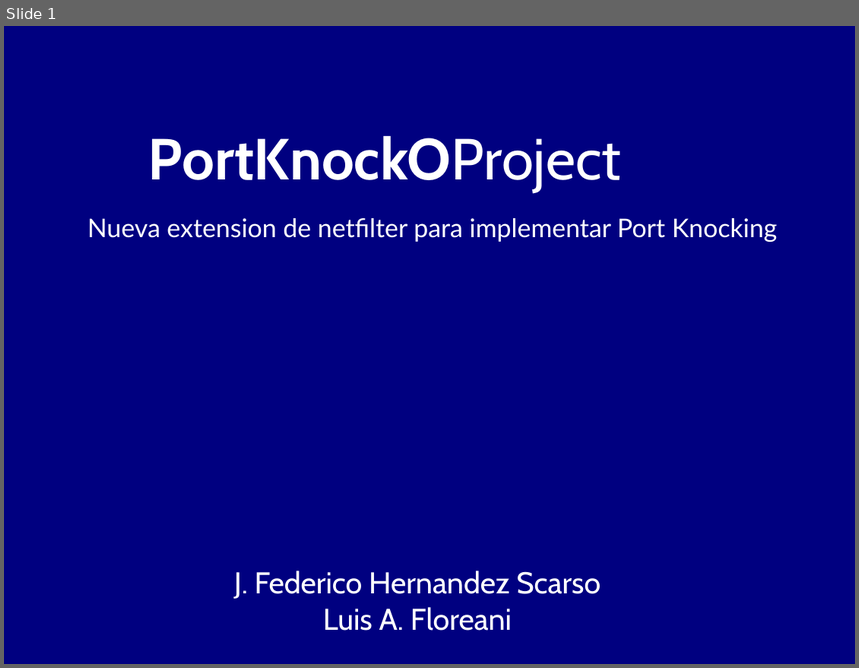
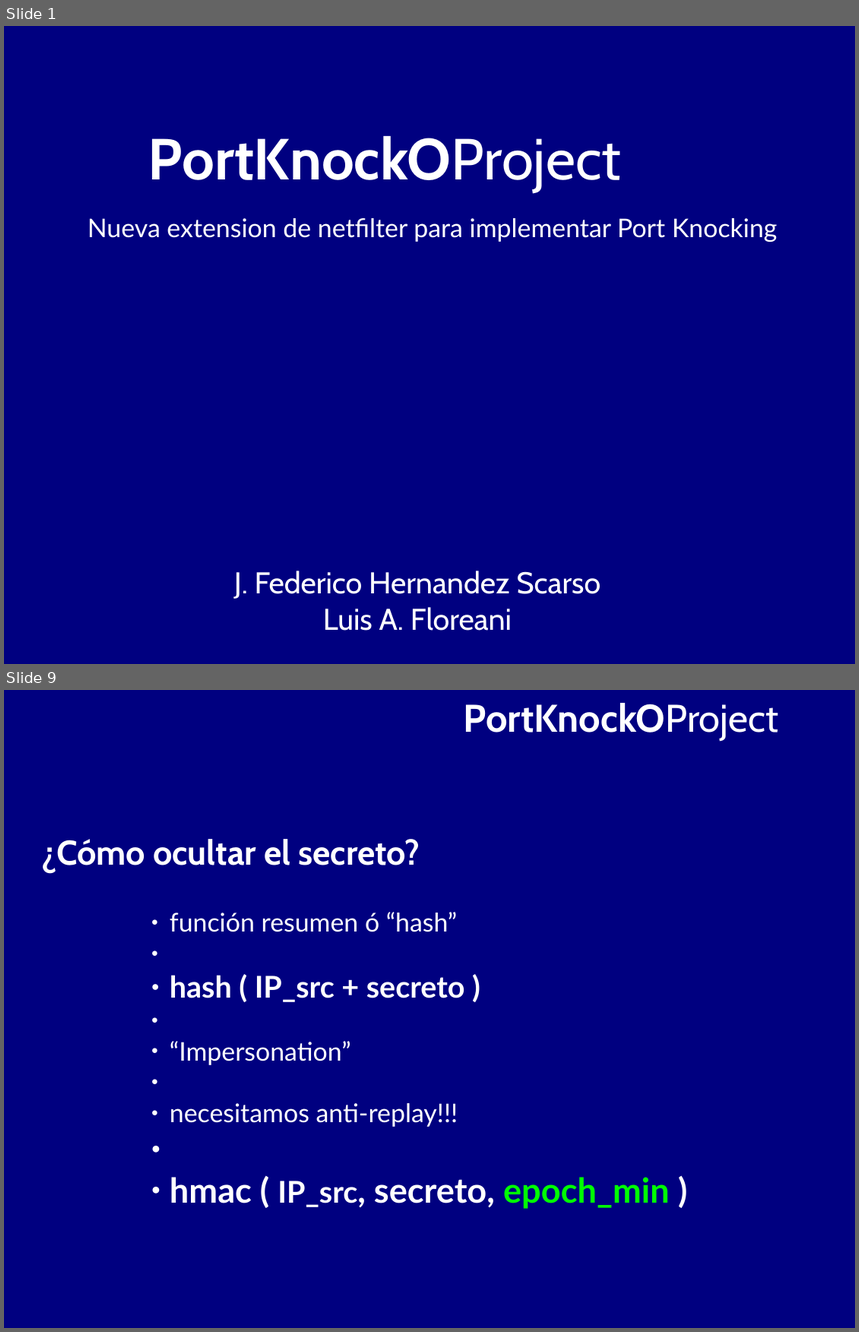
Before and after one commit to BackupTheBerlios/portknocko-svn, a slide deck: trunk/jornadas/jornadas.odp. Shown one above the other, each under a label of ours: slide 1 before the commit, slides 1 and 9 after it; the slides between them are not shown. The pictures are 859x668 and 859x1332 pixels, drawn with LibreOffice and Linux fonts; fonts in the diff are those of the drawing. Boxes give left, top, right and bottom in pixels: in the first picture for what was removed or moved away, otherwise in the second. Text is boxed around its words. In the diff, an @@ line names an element or a change of style, - is before the commit and + after.

```diff
--- a/trunk/jornadas/jornadas.odp
+++ b/trunk/jornadas/jornadas.odp
@@ slide 9 added at (4,690,855,1328), background #000080 @@
@@ text added at (464,703,779,741), 36 pt, text #FFFFFF, bold @@
+PortKnockOProject
@@ text added at (42,839,420,873), 32 pt, text #FFFFFF, bold @@
+¿Cómo ocultar el secreto?
@@ text added at (170,912,670,1209), 24 pt, text #FFFFFF @@
+  ● función resumen ó “hash”
+  ● hash ( IP_src + secreto )
+  ● “Impersonation”
+  ● necesitamos anti-replay!!!
+  ● hmac ( IP_src, secreto, epoch_min )
```
Also in this commit, not shown: 1 other file.
